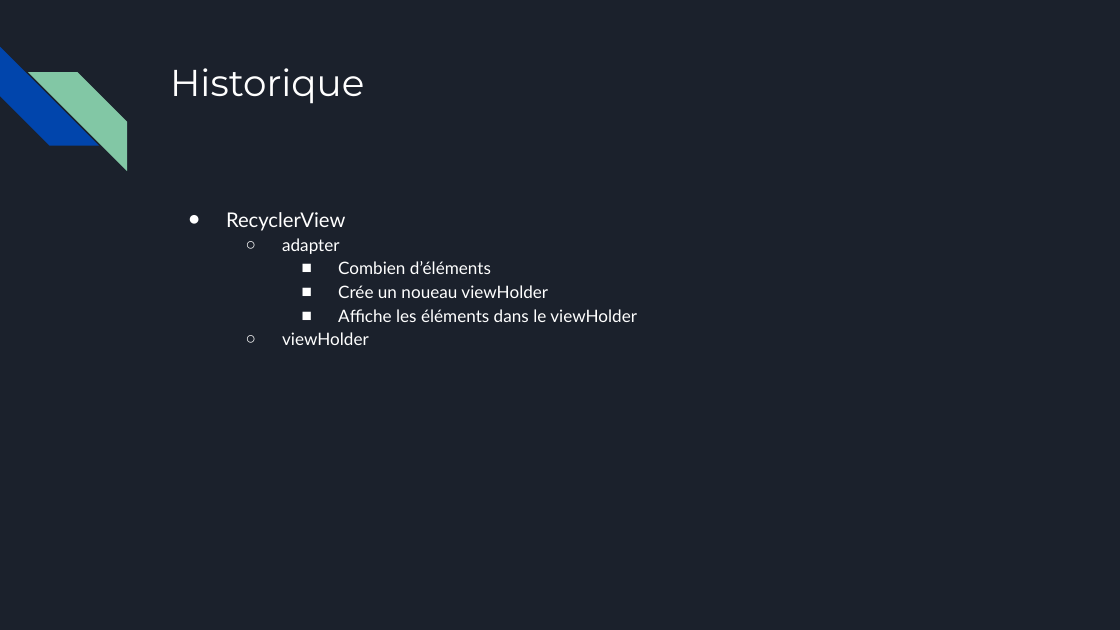
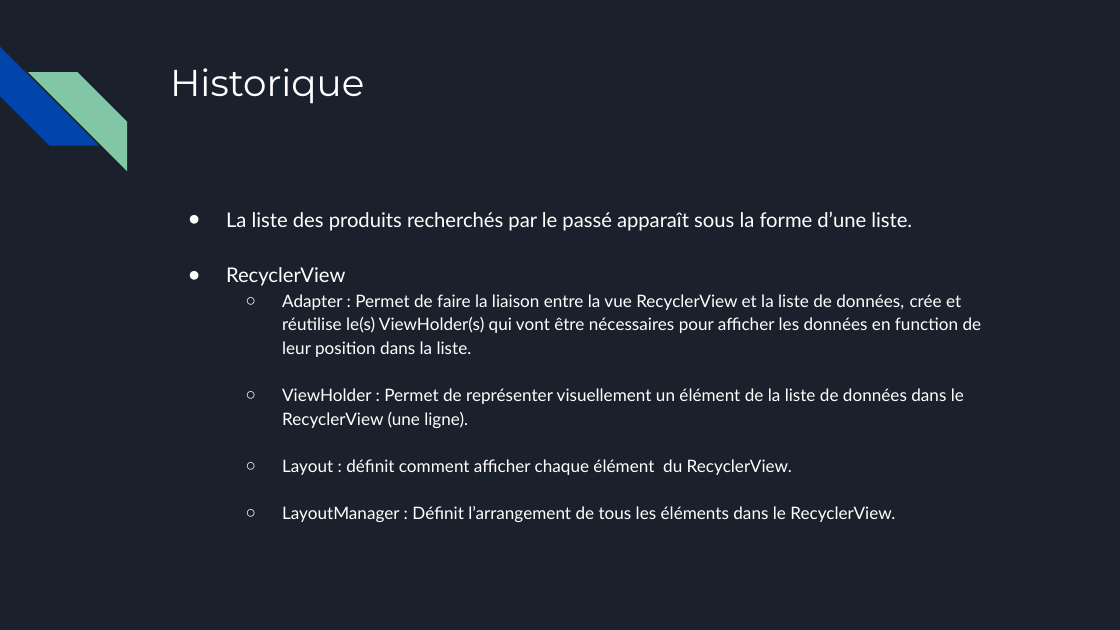
Before and after one commit to mofobo/food-scanner, a slide deck: slide 9 of presentation/food-scanner.pptx (slide 10 before the commit). Drawn at 1120x630 pixels with LibreOffice and Linux fonts; fonts in the diff are those of the drawing. Boxes give left, top, right and bottom in pixels: in the first picture for what was removed or moved away, otherwise in the second. Text is boxed around its words. In the diff, an @@ line names an element or a change of style, - is before the commit and + after.

```diff
--- a/presentation/food-scanner.pptx
+++ b/presentation/food-scanner.pptx
@@ text at (x1=226, y1=211, x2=912, y2=231): paragraph added @@
+● La liste des produits recherchés par le passé apparaît sous la forme d’une liste.
@@ text at (x1=282, y1=294, x2=982, y2=522): text changed @@
-  ○ adapter
-    ■ Combien d’éléments
-    ■ Crée un noueau viewHolder
-    ■ Affiche les éléments dans le viewHolder
-  ○ viewHolder
+  ○ Adapter : Permet de faire la liaison entre la vue RecyclerView et la liste de données, crée et réutilise le(s) ViewHolder(s) qui vont être nécessaires pour afficher les données en function de leur position dans la liste.
+  ○ ViewHolder : Permet de représenter visuellement un élément de la liste de données dans le RecyclerView (une ligne).
+  ○ Layout : définit comment afficher chaque élément du RecyclerView.
+  ○ LayoutManager : Définit l’arrangement de tous les éléments dans le RecyclerView.
```
Also in this commit, not shown: 5 other slides changed, 1 slide removed.
